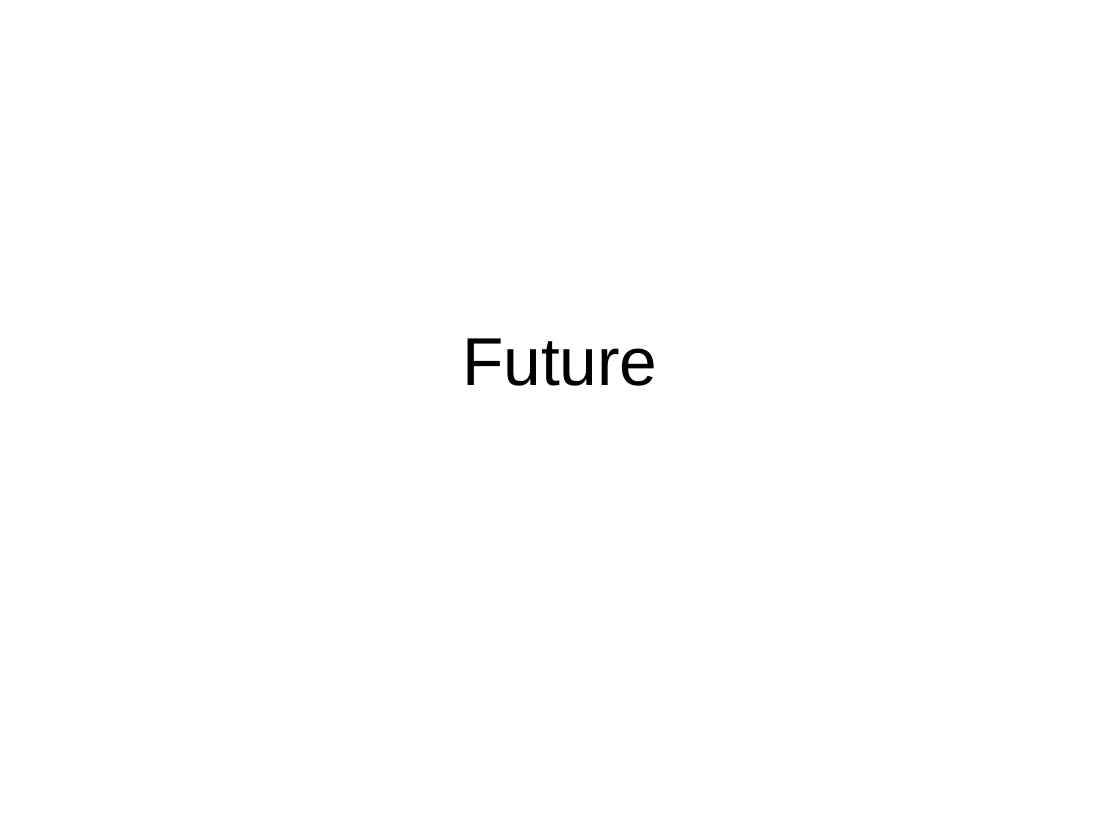
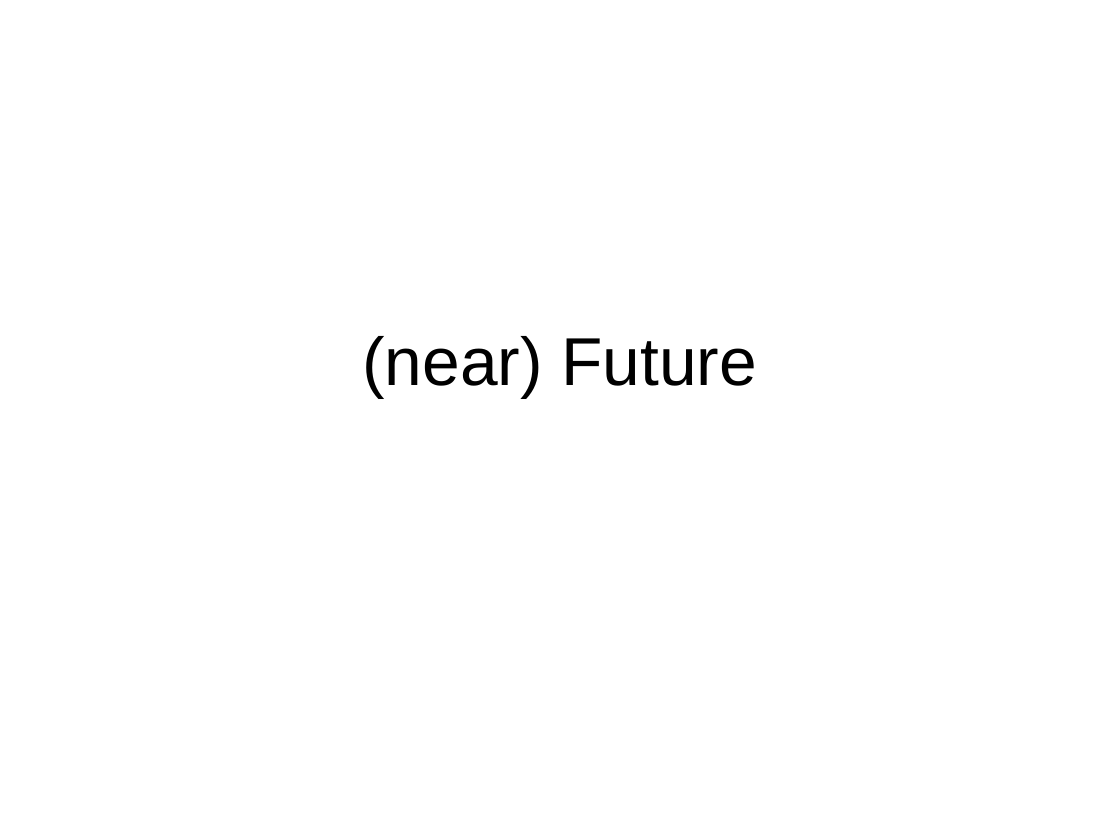
Before and after one commit to amueller/talks_odt, a slide deck: slide 30 of pycon_india_keynote.odp (slide 31 before the commit). Drawn at 1120x840 pixels with LibreOffice and Linux fonts; fonts in the diff are those of the drawing. Boxes give left, top, right and bottom in pixels: in the first picture for what was removed or moved away, otherwise in the second. Text is boxed around its words. In the diff, an @@ line names an element or a change of style, - is before the commit and + after.

```diff
--- a/pycon_india_keynote.odp
+++ b/pycon_india_keynote.odp
@@ subtitle at (x1=362, y1=336, x2=758, y2=398): text changed @@
-Future
+(near) Future
```
Also in this commit, not shown: 4 other slides changed, 17 slides added, 10 slides removed.
